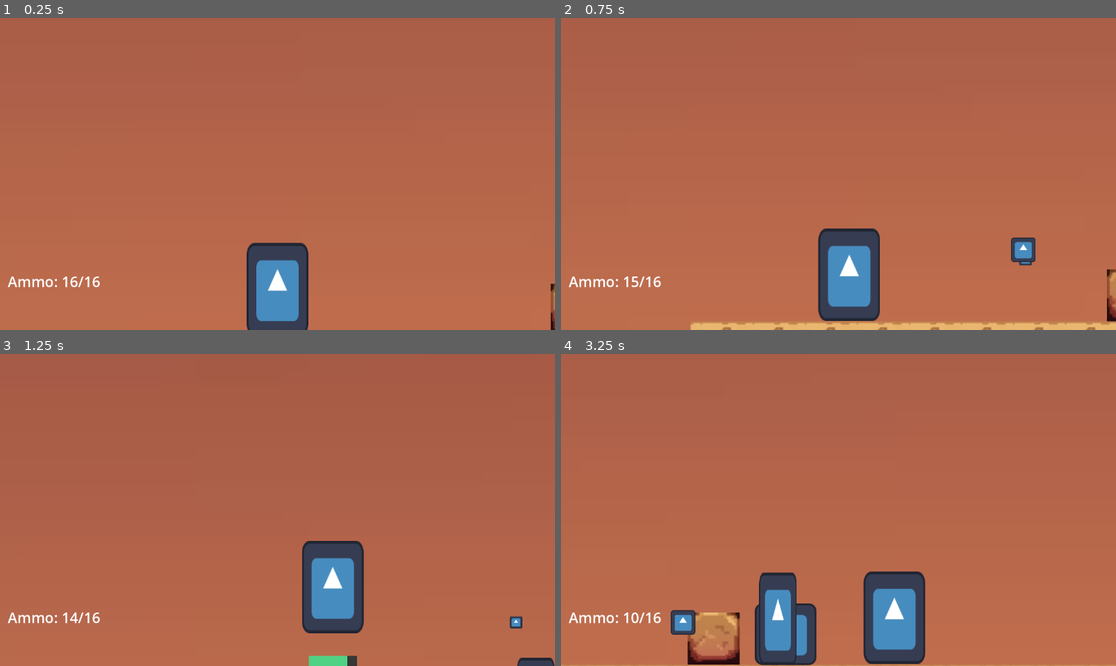
Above: before the commit, frames 1-4 (two rows, left to right).
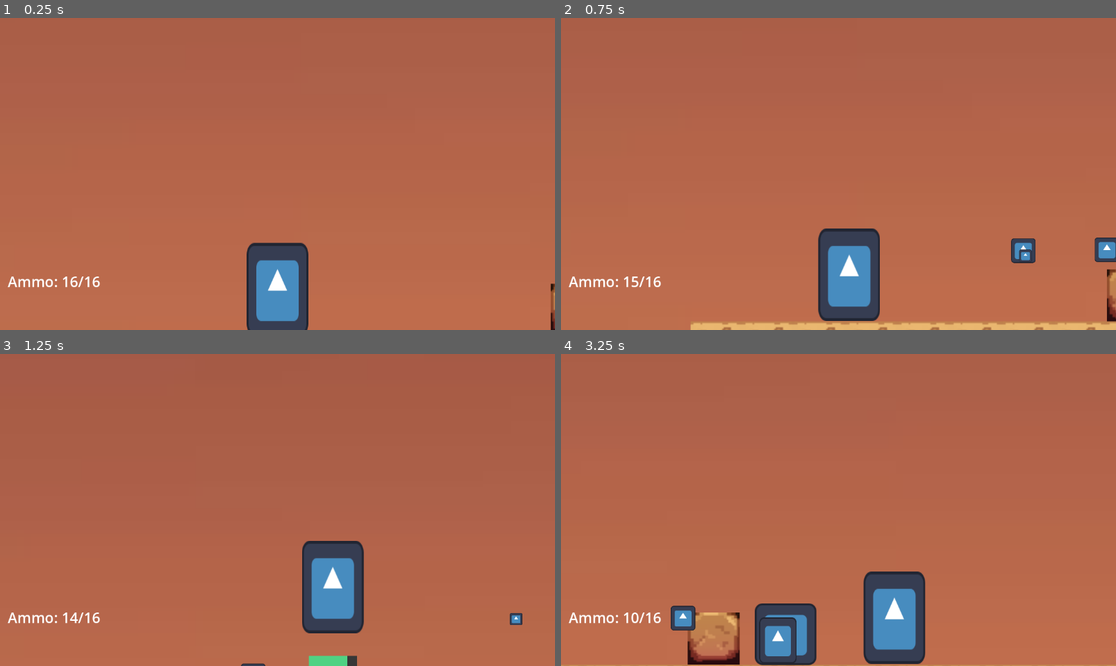
Above: after the commit, the same moments.

Repository: dzfrias/gladiator
Game: Godot game, scene res://scenes/level_playtest.tscn
The game is run twice, just before and just after one commit, with the same random seed, the same clock (stepped at 60 frames per second) and the same inputs. This scene is started directly instead of the project's main scene. The engine's default icon, where the game draws it, is replaced by a stand-in: a white triangle on a blue panel in a dark square.
Inputs (mouse positions are in pixels of both pictures, inside the frame that each line leads up to):
- Up to frame 1 (0.25 s): no input
- Up to frame 2 (0.75 s): move the mouse to (960, 158) at 0.52 s; press the mouse at (960, 158) at 0.53 s; hold D (right) from 0.53 s (still down)
- Up to frame 3 (1.25 s): keep holding D (right); tap Space (jump) at 0.77, 1.07 s
- Up to frame 4 (3.25 s): move the mouse to (727, 525) at 1.27 s; release the mouse at (727, 525) at 1.28 s; tap S (crouch) at 1.35 s; tap Space (jump) at 1.52, 1.82, 3.02 s; click (727, 525) at 1.55 s; move the mouse to (894, 441) at 2.02 s; release D (right) at 2.03 s; press the mouse at (894, 441) at 2.03 s; hold A (left) 2.03-2.78 s; move the mouse to (810, 572) at 2.77 s; release the mouse at (810, 572) at 2.78 s; hold D (right) from 2.78 s (still down); tap E (roll) at 2.85 s; click (810, 572) at 3.05 s

Frame 1 is identical in both runs. In frame 2, 0.4% of the frame differs, in the area x 81-100%, y 70-80%; in frame 3, 0.3%; in frame 4, 1.4%, in the area x 19-43%, y 69-98%.

Commit message:
Make idle shooter use `Weapon`

Diff:
--- a/scenes/idle_shooter.tscn
+++ b/scenes/idle_shooter.tscn
@@ -1,11 +1,14 @@
-[gd_scene load_steps=9 format=3 uid="uid://coe3qeptiibjf"]
+[gd_scene load_steps=12 format=3 uid="uid://b6n4ygstauqcx"]
 
 [ext_resource type="Script" path="res://scripts/enemies/idle_shooter.gd" id="1_gcame"]
-[ext_resource type="PackedScene" uid="uid://b1ft1sjche2hl" path="res://scenes/shooter_projectile.tscn" id="2_wdbwm"]
-[ext_resource type="PackedScene" path="res://assets/impact_particles.tscn" id="3_fhmks"]
+[ext_resource type="PackedScene" uid="uid://c2v7wruth6ltd" path="res://scenes/shooter_projectile.tscn" id="2_wdbwm"]
+[ext_resource type="PackedScene" uid="uid://ch01mb13w86qc" path="res://assets/impact_particles.tscn" id="3_fhmks"]
 [ext_resource type="Texture2D" uid="uid://dccns2r7l5dx3" path="res://assets/icon.svg" id="4_eip30"]
 [ext_resource type="Script" path="res://scripts/health.gd" id="5_f8rp7"]
+[ext_resource type="Script" path="res://scripts/player/weapon.gd" id="5_undrq"]
 [ext_resource type="PackedScene" uid="uid://cp8jetrkdcjtc" path="res://scenes/health_bar_creator.tscn" id="6_3hdsg"]
+[ext_resource type="Resource" uid="uid://cm6ckunk22kfc" path="res://resources/shooter.tres" id="6_irxur"]
+[ext_resource type="Script" path="res://scripts/direction.gd" id="6_ofpms"]
 
 [sub_resource type="RectangleShape2D" id="RectangleShape2D_d8kds"]
 size = Vector2(72, 165.88)
@@ -18,7 +21,6 @@
 collision_layer = 2
 collision_mask = 33
 script = ExtResource("1_gcame")
-projectile = ExtResource("2_wdbwm")
 impact_particle_prefab = ExtResource("3_fhmks")
 
 [node name="CollisionShape2D" type="CollisionShape2D" parent="."]
@@ -39,12 +41,18 @@
 [node name="CollisionShape2D" type="CollisionShape2D" parent="DetectionZone"]
 shape = SubResource("CircleShape2D_oetyt")
 
+[node name="Weapon" type="Node2D" parent="."]
+position = Vector2(0, -142)
+script = ExtResource("5_undrq")
+weapon_stats = ExtResource("6_irxur")
+projectile_prefab = ExtResource("2_wdbwm")
+
+[node name="Direction" type="Node" parent="."]
+script = ExtResource("6_ofpms")
+
 [node name="Health" type="Node" parent="."]
 script = ExtResource("5_f8rp7")
 max_health = 15.0
 
 [node name="HealthBarCreator" parent="." node_paths=PackedStringArray("health") instance=ExtResource("6_3hdsg")]
 health = NodePath("../Health")
-
-[node name="FiringPosition" type="Node2D" parent="."]
-position = Vector2(0, -144)
--- a/scripts/enemies/idle_shooter.gd
+++ b/scripts/enemies/idle_shooter.gd
@@ -1,27 +1,13 @@
 class_name IdleShooter extends CharacterBody2D
 
-@export_category("Shooting")
-@export var projectile: PackedScene
-@export var projectile_speed := 800.0
-@export var projectile_damage := 4.0
 @export var prepare_attack_time := 0.25
-@export var shoot_cooldown_avg: float = 1.4
-@export var shoot_cooldown_sd: float = 0.2
 @export var idle_time: float = 1
-@export var hide_time: float = 5
-@export var max_ammo: int = 3
-
 @export var impact_particle_prefab: PackedScene
 
 @onready var detection_zone = $DetectionZone
-@onready var firing_position = $FiringPosition
-
 var _state: State = State.HIDING
 @onready var _tracking: Node2D = Player.Instance
-var _can_attack: bool = true
 var _can_stand: bool = true
-var _direction
-var ammo: int
 
 enum State {
 	HIDING,
@@ -32,7 +18,6 @@
 func _ready() -> void:
 	$Health.died.connect(_on_health_died)
 	$Health.damage_taken.connect(_on_health_damage_taken)
-	ammo = max_ammo
 
 func _physics_process(delta: float) -> void:
 	if not is_on_floor():
@@ -41,52 +26,32 @@
 	match _state:
 		State.HIDING:
 			var xdist := _tracking.position.x - position.x
-			_direction = signf(xdist)
-			scale.x = _direction
+			$Direction.scalar = signf(xdist)
+			scale.x = $Direction.scalar
 			if detection_zone.has_overlapping_bodies() and _can_stand:
-				_stand()
+				_state = State.STANDING
 		State.STANDING:
 			scale.y = 1
 			var xdist := _tracking.position.x - position.x
-			_direction = signf(xdist)
-			scale.x = _direction
-			if ammo <= 0:
-				_hide()
+			$Direction.scalar = signf(xdist)
+			scale.x = $Direction.scalar
 
-			if _can_attack:
-				_shoot(_direction)
+			_shoot()
 
-func _shoot(direction: float) -> void:
+func _shoot() -> void:
 	_state = State.SHOOTING
 	await get_tree().create_timer(prepare_attack_time).timeout
-	var p := projectile.instantiate() as HorizontalProjectile
-	get_tree().root.add_child(p)
-	var angle: float
-	if direction == 1:
-		angle = 0.0
-	else:
-		angle = PI
-	p.fire(projectile_speed, angle)
-	p.damage = projectile_damage
-	p.global_position = firing_position.global_position
-	ammo -= 1
-	await get_tree().create_timer(idle_time).timeout
-	_state = State.STANDING
-	_can_attack = false
-	var wait := randfn(shoot_cooldown_avg, shoot_cooldown_sd)
-	await get_tree().create_timer(wait).timeout
-	_can_attack = true
+	while $Weapon.ammo > 0:
+		await $Weapon.fire($Direction)
 
-func _stand():
-	_state = State.STANDING
+	_hide()
 
 func _hide():
 	_state = State.HIDING
 	_can_stand = false
 	scale.y = 0.5
-	await get_tree().create_timer(hide_time).timeout
+	await $Weapon.reload()
 	_can_stand = true
-	ammo = max_ammo
 
 func _on_health_damage_taken(_amount: float, _direction: Vector2) -> void:
 	var impact_particles = impact_particle_prefab.instantiate()
Not shown: 1 places in scenes/level_playtest.tscn that only renumber resources
Not shown: 1 places in scenes/shooter.tscn that only renumber resources
